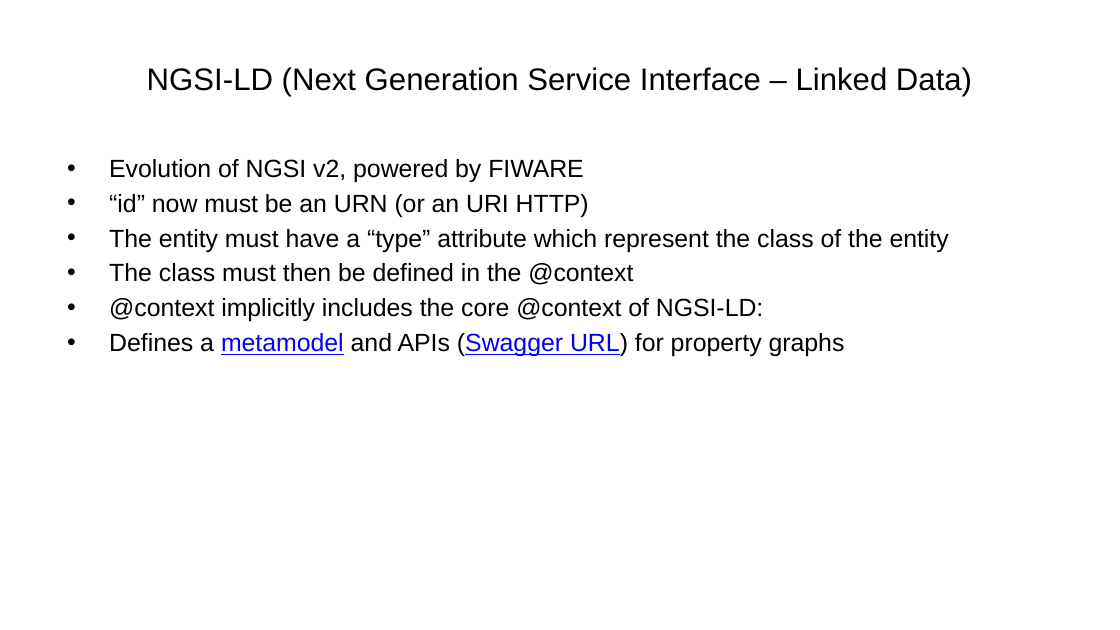
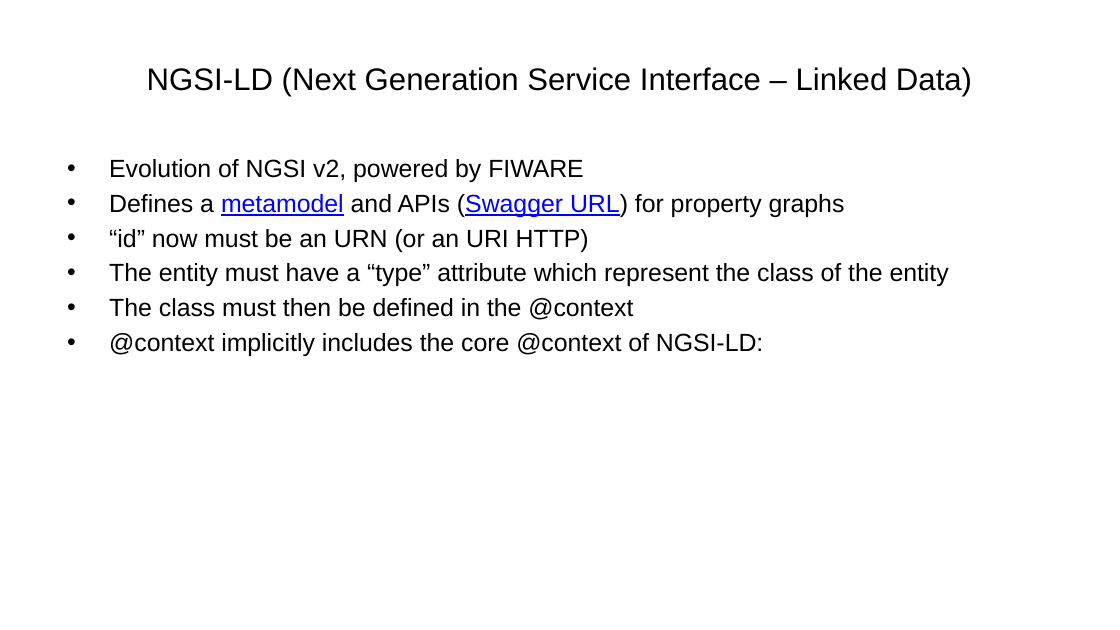
Before and after one commit to ManuelePasini/slides-markdown, a slide deck: slide 16 of digital_twins.pptx. Drawn at 1120x630 pixels with LibreOffice and Linux fonts; fonts in the diff are those of the drawing. Boxes give left, top, right and bottom in pixels: in the first picture for what was removed or moved away, otherwise in the second. Text is boxed around its words. In the diff, an @@ line names an element or a change of style, - is before the commit and + after.

```diff
--- a/digital_twins.pptx
+++ b/digital_twins.pptx
@@ text at [109, 194, 845, 217]: paragraph added @@
+• Defines a metamodel and APIs (Swagger URL) for property graphs
@@ text at [109, 333, 845, 356]: paragraph removed @@
-• Defines a metamodel and APIs (Swagger URL) for property graphs
```
Also in this commit, not shown: 1 other slide changed, 5 other files.
